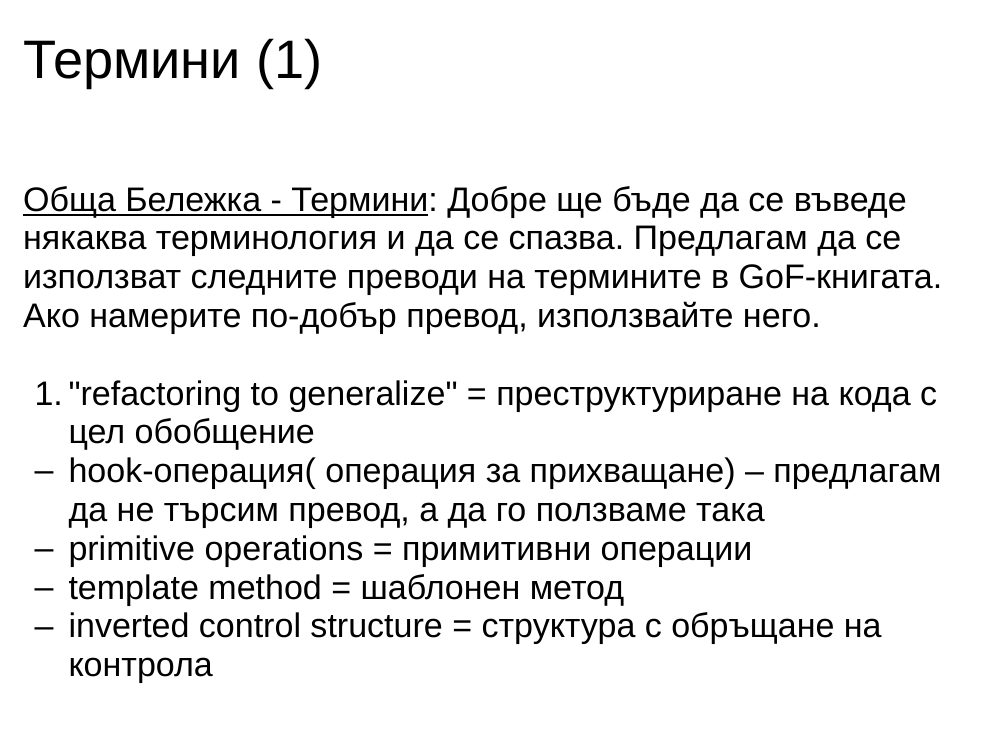
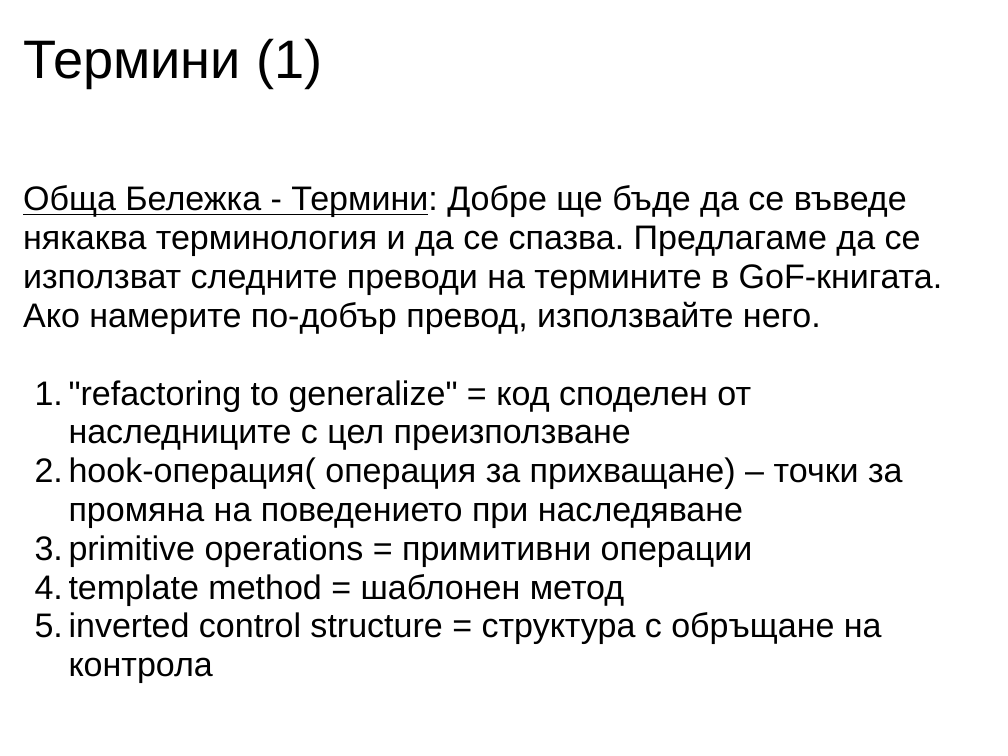
Before and after one commit to uamartins/design-patterns-book, a slide deck: slide 2 of resources/Chapter-27-Template-Method/Chapter-27-Template-Method.ppt. Drawn at 1008x756 pixels with LibreOffice and Linux fonts; fonts in the diff are those of the drawing. Boxes give left, top, right and bottom in pixels: in the first picture for what was removed or moved away, otherwise in the second. Text is boxed around its words. In the diff, an @@ line names an element or a change of style, - is before the commit and + after.

```diff
--- a/resources/Chapter-27-Template-Method/Chapter-27-Template-Method.ppt
+++ b/resources/Chapter-27-Template-Method/Chapter-27-Template-Method.ppt
@@ text at <box>23,185,943,528</box>: text changed @@
-Обща Бележка - Термини: Добре ще бъде да се въведе някаква терминология и да се спазва. Предлагам да се използват следните преводи на термините в GoF-книгата. Ако намерите по-добър превод, използвайте него.
-  1. "refactoring to generalize" = преструктуриране на кода с цел обобщение
-  – hook-операция( операция за прихващане) – предлагам да не търсим превод, а да го ползваме така
+Обща Бележка - Термини: Добре ще бъде да се въведе някаква терминология и да се спазва. Предлагаме да се използват следните преводи на термините в GoF-книгата. Ако намерите по-добър превод, използвайте него.
+  1. "refactoring to generalize" = код споделен от наследниците с цел преизползване
+  2. hook-операция( операция за прихващане) – точки за промяна на поведението при наследяване
```
Also in this commit, not shown: 5 other slides changed, 1 other file.
